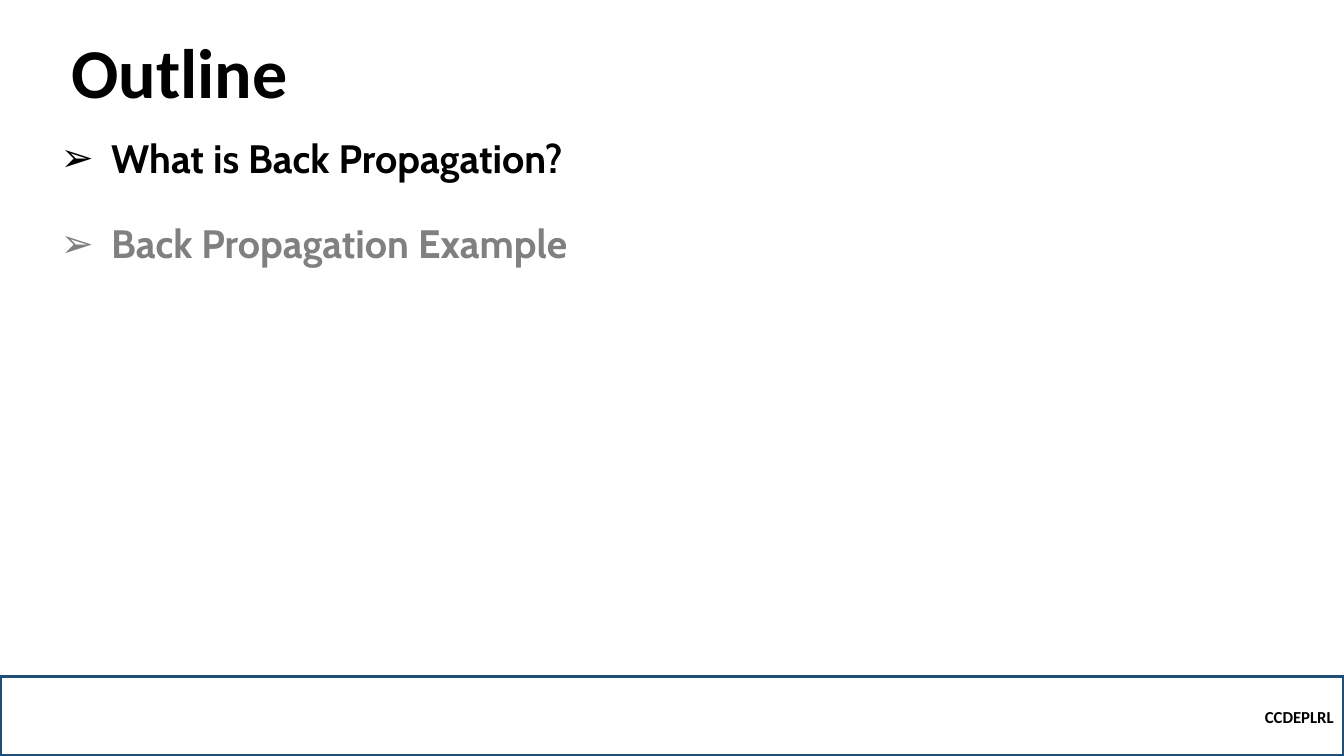
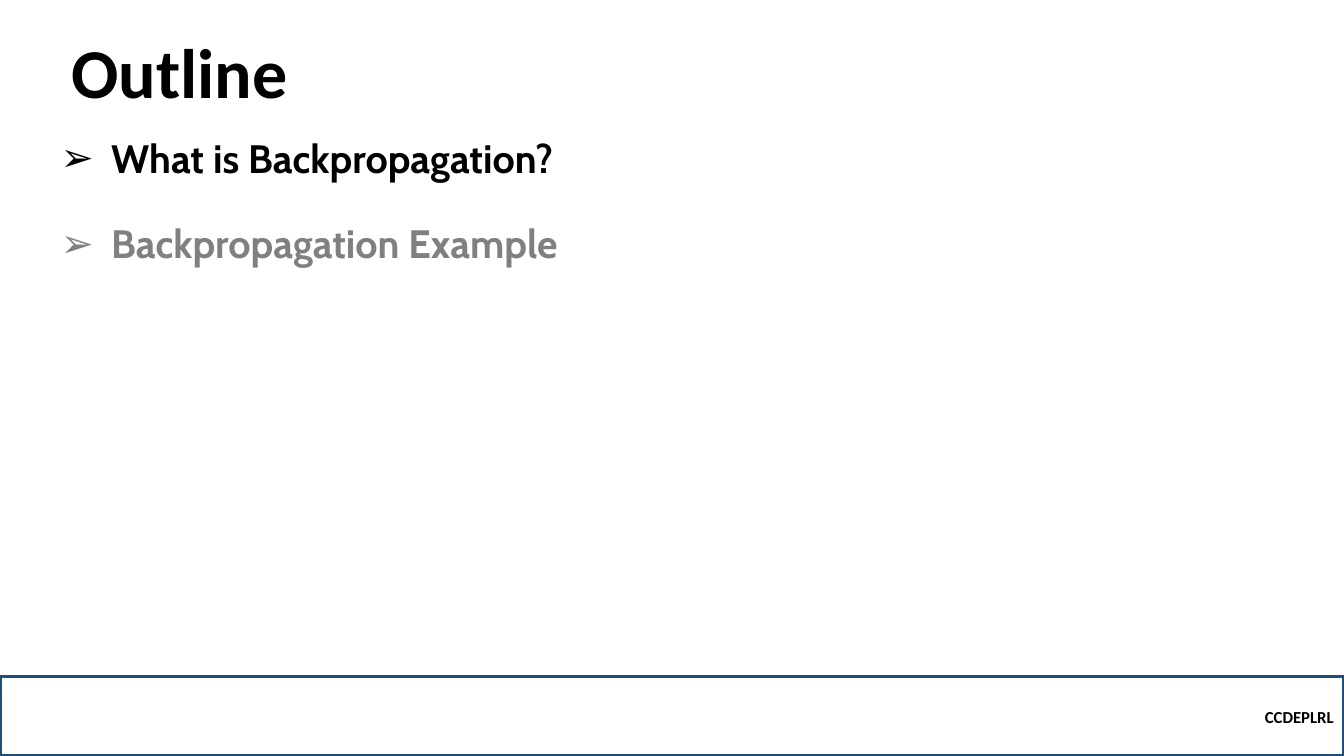
Before and after one commit to robitussin/CCDEPLRL, a slide deck: slide 2 of Week 2 - Training Neural Networks/Training Neural Networks.pptx. Drawn at 1344x756 pixels with LibreOffice and Linux fonts; fonts in the diff are those of the drawing; background and template pictures are left out. Boxes give left, top, right and bottom in pixels: in the first picture for what was removed or moved away, otherwise in the second. Text is boxed around its words. In the diff, an @@ line names an element or a change of style, - is before the commit and + after.

```diff
--- a/Week 2 - Training Neural Networks/Training Neural Networks.pptx
+++ b/Week 2 - Training Neural Networks/Training Neural Networks.pptx
@@ text at bbox=[111, 143, 557, 267]: text changed @@
-➢ What is Back Propagation?
-➢ Back Propagation Example
+➢ What is Backpropagation?
+➢ Backpropagation Example
```
Also in this commit, not shown: 1 other slide changed.
